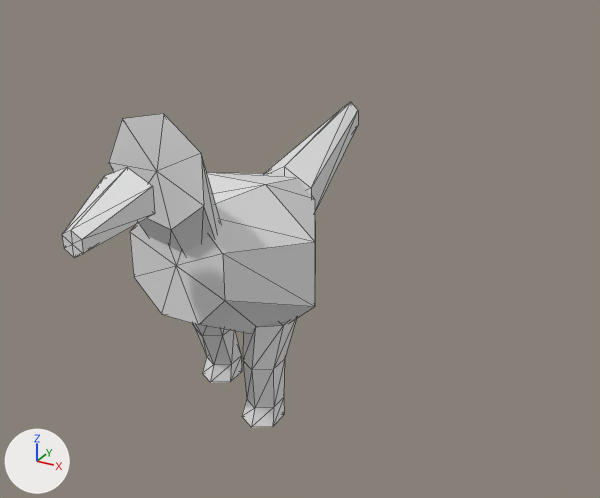
What one commit did to the OBJ model data/animals/sabia/walk/5.obj.
Before and after are seen from a 50 mm camera at (0.45, -0.675, 0.538) aimed at (0.052, 0.048, 0.177). Every picture has the same lights, and +X, +Y and +Z are marked at lower left. The first picture is the older version. Mesh edges are drawn as thin lines. Where no turn or scale is listed for an object, it has been applied to the vertices.

Objects in the first picture: 'sabia_walk_5'.
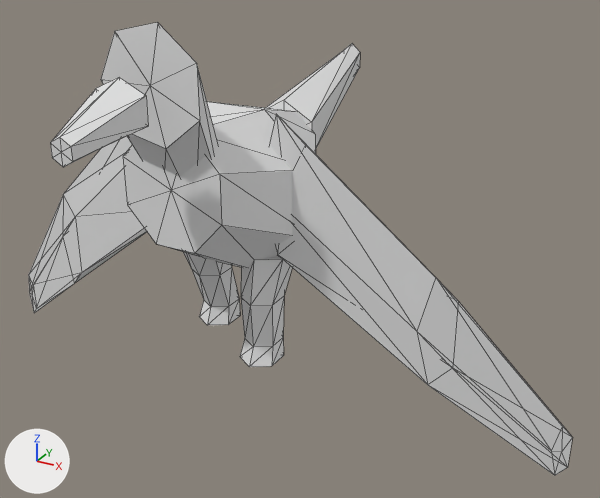
Location of each change, (x1, y1, x2, y2) in pixels of the pictures (600 x 498 px; the box of a moved part takes in the faces that stretch with it):
'sabia_walk_5', reshaped (84% wider, 39% taller)
    before: (62, 102, 358, 427)
    after: (29, 22, 573, 475)
part 1 of me_sabia_walk_5, moved or reshaped
    before: (130, 173, 315, 334)
    after: (123, 102, 316, 268)
part 2 of me_sabia_walk_5, moved or reshaped
    before: (192, 323, 242, 383)
    after: (183, 252, 240, 326)
part 3 of me_sabia_walk_5, moved or reshaped
    before: (242, 319, 296, 427)
    after: (240, 257, 292, 367)
part 4 of me_sabia_walk_5, moved or reshaped
    before: (109, 113, 221, 254)
    after: (101, 22, 218, 177)
part 5 of me_sabia_walk_5, moved or reshaped
    before: (62, 167, 155, 258)
    after: (50, 77, 148, 167)
part 6 of me_sabia_walk_5, moved or reshaped
    before: (264, 102, 358, 212)
    after: (266, 44, 360, 148)
part 7 of me_sabia_walk_5, added
    after: (29, 136, 147, 313)
part 8 of me_sabia_walk_5, added
    after: (269, 114, 573, 475)

Edits to the bpy script that builds the scene:
```text
Change me_sabia_walk_5:
    used by ob_sabia_walk_5; location = (0.0, 0.0, 0.0)
    remove me_sabia_walk_5.from_pydata(...)  # 122 vertices, 220 faces; spans x -0.096..0.096, y -0.228..0.306, z 0.0..0.359
    add me_sabia_walk_5.from_pydata(...)  # 156 vertices, 280 faces; spans x -0.362..0.36, y -0.228..0.306, z 0.0..0.435
    me_sabia_walk_5 part 1: the loose piece of 26 vertices spanning x -0.096..0.096, y -0.101..0.11, z 0.088..0.264 is moved by (0.0, 0.0, 0.076)
    me_sabia_walk_5 part 2: the loose piece of 26 vertices spanning x -0.067..-0.019, y -0.032..0.055, z 0.003..0.117 is moved by (0.0, 0.0, 0.076)
    me_sabia_walk_5 part 3: the loose piece of 26 vertices spanning x 0.019..0.067, y -0.045..0.032, z 0.0..0.117 is moved by (0.0, 0.0, 0.076)
    me_sabia_walk_5 part 4: the loose piece of 16 vertices spanning x -0.056..0.049, y -0.119..-0.079, z 0.182..0.359 is moved by (0.0, 0.0, 0.076)
    me_sabia_walk_5 part 5: the loose piece of 14 vertices spanning x -0.027..0.025, y -0.228..-0.158, z 0.263..0.32 is moved by (0.0, 0.0, 0.076)
    me_sabia_walk_5 part 6: the loose piece of 14 vertices spanning x -0.035..0.035, y 0.106..0.306, z 0.166..0.276 is moved by (0.0, 0.0, 0.076)
    me_sabia_walk_5 part 7: a new loose piece of 17 vertices spanning x -0.362..-0.057, y -0.03..0.036, z 0.0..0.345
    me_sabia_walk_5 part 8: a new loose piece of 17 vertices spanning x 0.052..0.36, y -0.031..0.036, z 0.0..0.345
```
